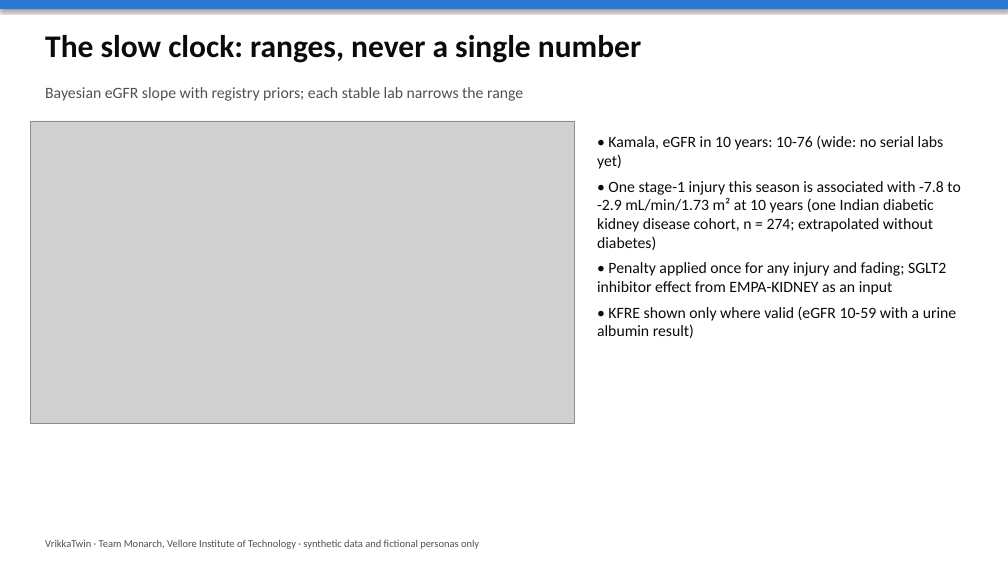
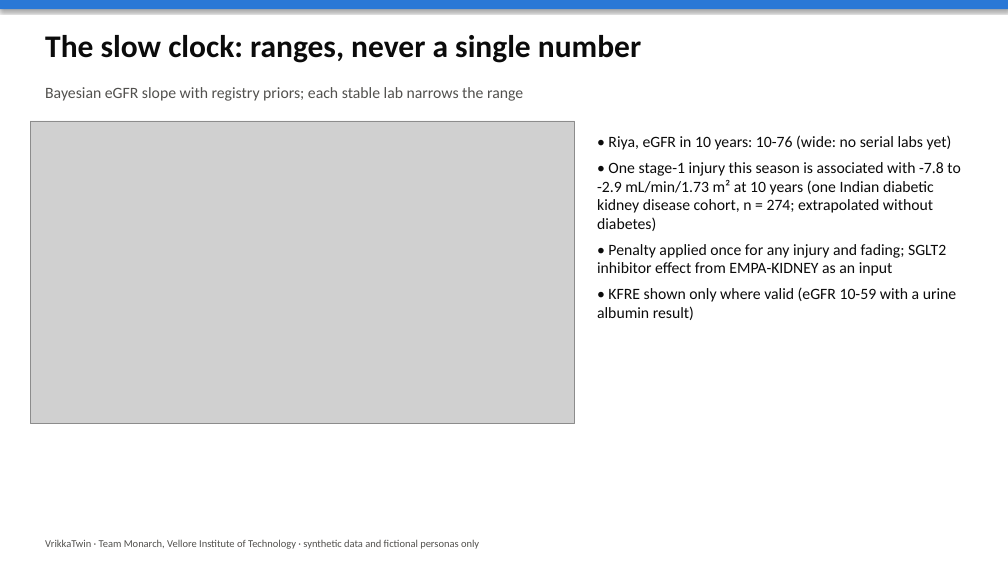
Before and after one commit to Eeshan842004/VrikkaTwin_Monarch, a slide deck: slide 6 of Monarch_Vellore-Institute-of-Technology/deliverables/VrikkaTwin_slides.pptx. Drawn at 1008x567 pixels with LibreOffice and Linux fonts; fonts in the diff are those of the drawing; grey boxes stand for pictures. Boxes give left, top, right and bottom in pixels: in the first picture for what was removed or moved away, otherwise in the second. Text is boxed around its words. In the diff, an @@ line names an element or a change of style, - is before the commit and + after.

```diff
--- a/Monarch_Vellore-Institute-of-Technology/deliverables/VrikkaTwin_slides.pptx
+++ b/Monarch_Vellore-Institute-of-Technology/deliverables/VrikkaTwin_slides.pptx
@@ text at (608,135,952,150): text changed @@
-• Kamala, eGFR in 10 years: 10-76 (wide: no serial labs yet)
+• Riya, eGFR in 10 years: 10-76 (wide: no serial labs yet)
```
Also in this commit, not shown: 1 other slide changed, 37 other files.
